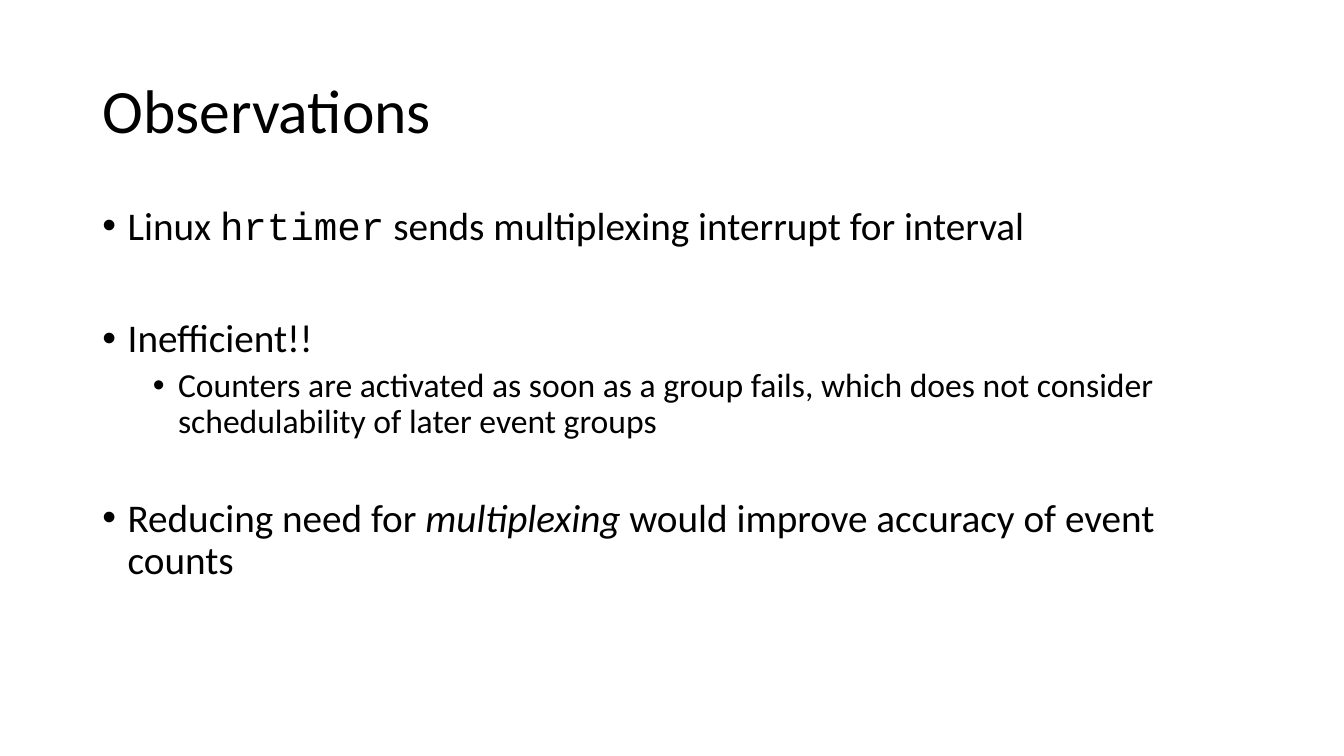
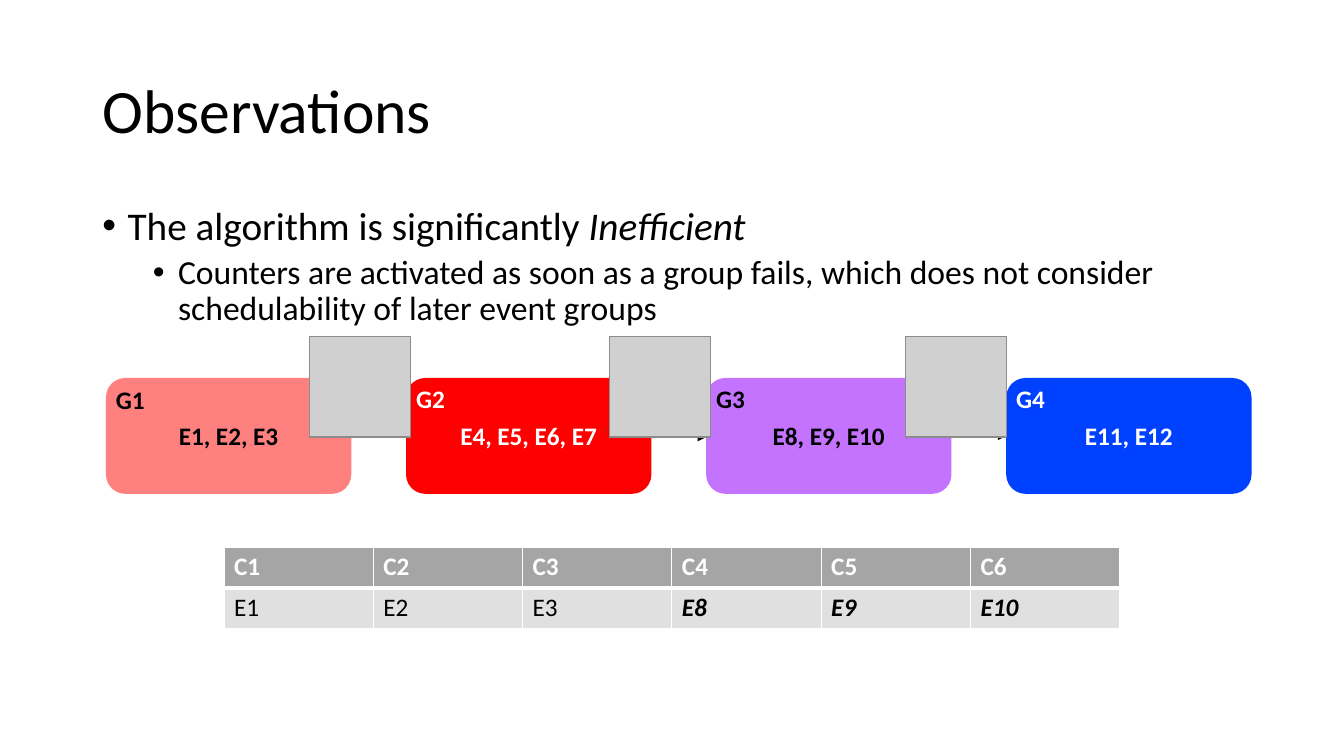
Before and after one commit to lienzhuzhu/project-522, a slide deck: slide 11 of midterm.pptx (slide 9 before the commit). Drawn at 1344x756 pixels with LibreOffice and Linux fonts; fonts in the diff are those of the drawing; grey boxes stand for pictures. Boxes give left, top, right and bottom in pixels: in the first picture for what was removed or moved away, otherwise in the second. Text is boxed around its words. In the diff, an @@ line names an element or a change of style, - is before the commit and + after.

```diff
--- a/midterm.pptx
+++ b/midterm.pptx
@@ text at bbox=[128, 212, 746, 247]: text changed @@
-• Linux hrtimer sends multiplexing interrupt for interval
-• Inefficient!!
+• The algorithm is significantly Inefficient
@@ picture added at bbox=[310, 337, 410, 438] @@
@@ picture added at bbox=[610, 337, 711, 438] @@
@@ picture added at bbox=[905, 337, 1006, 438] @@
@@ rounded rectangle added at bbox=[106, 378, 351, 494], fill #FF817F, 18 pt, text #000000, bold @@
+E1, E2, E3
@@ rounded rectangle added at bbox=[406, 378, 651, 494], fill #FF0000, 18 pt, text #FFFFFF, bold @@
+E4, E5, E6, E7
@@ rounded rectangle added at bbox=[707, 378, 952, 494], fill #C473FF, 18 pt, text #000000, bold @@
+E8, E9, E10
@@ rounded rectangle added at bbox=[1006, 378, 1251, 494], fill #0040FF, 18 pt, text #FFFFFF, bold @@
+E11, E12
@@ text added at bbox=[116, 392, 145, 409], 18 pt, text #000000, bold @@
+G1
@@ text added at bbox=[416, 391, 445, 408], 18 pt, text #FFFFFF, bold @@
+G2
@@ text added at bbox=[716, 391, 745, 408], 18 pt, text #000000, bold @@
+G3
@@ text added at bbox=[1016, 391, 1045, 408], 18 pt, text #FFFFFF, bold @@
+G4
@@ arrow added from (651, 438) to (707, 438), #000000 2 pt @@
@@ arrow added from (952, 436) to (1006, 436), #000000 2 pt @@
@@ text at bbox=[128, 504, 1154, 575]: paragraph removed @@
-• Reducing need for multiplexing would improve accuracy of event counts
@@ table added at bbox=[224, 547, 1119, 629], 2 rows, 6 columns @@
+C1 | C2 | C3 | C4 | C5 | C6
+E1 | E2 | E3 | E8 | E9 | E10
```
Also in this commit, not shown: 5 slides added, 2 slides removed.
